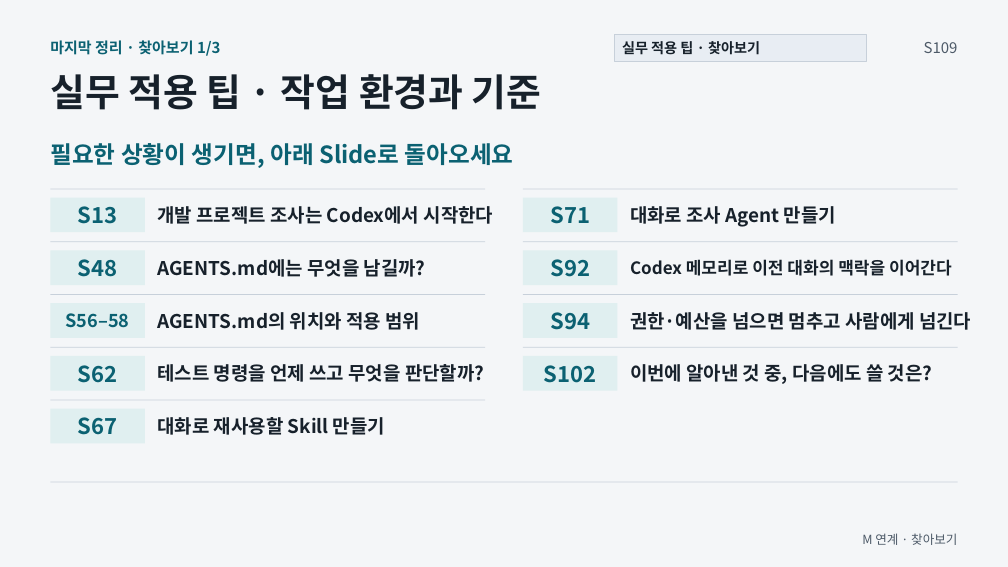
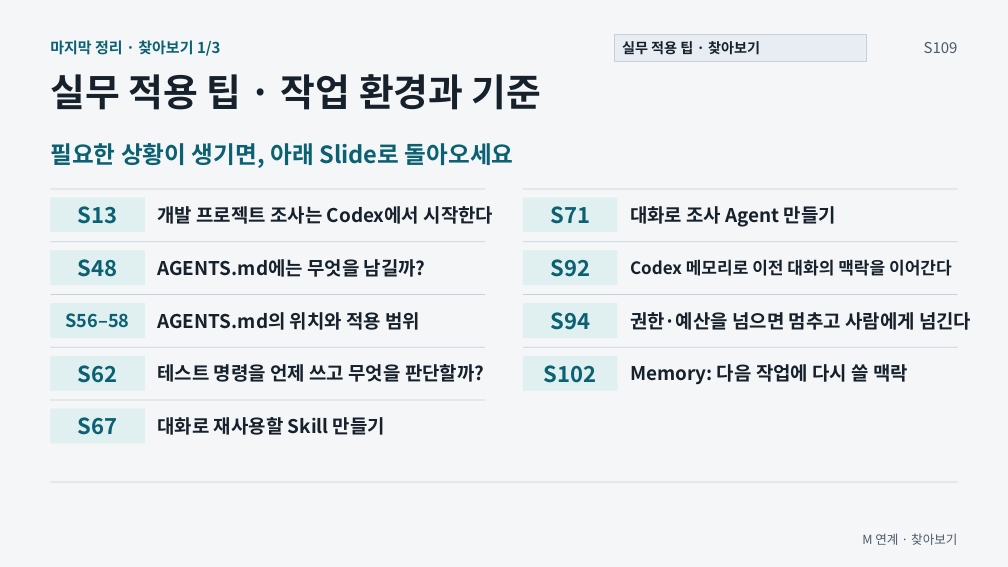
Before and after one commit to GideokKim/ai-dev-training, a slide deck: slide 12 of production/ACT_5.pptx. Drawn at 1008x567 pixels with LibreOffice and Linux fonts; fonts in the diff are those of the drawing. Boxes give left, top, right and bottom in pixels: in the first picture for what was removed or moved away, otherwise in the second. Text is boxed around its words. In the diff, an @@ line names an element or a change of style, - is before the commit and + after.

```diff
--- a/production/ACT_5.pptx
+++ b/production/ACT_5.pptx
@@ text at [630, 364, 908, 385]: text changed @@
-이번에 알아낸 것 중, 다음에도 쓸 것은?
+Memory: 다음 작업에 다시 쓸 맥락
```
Also in this commit, not shown: 1 other slide changed, 30 other files.
